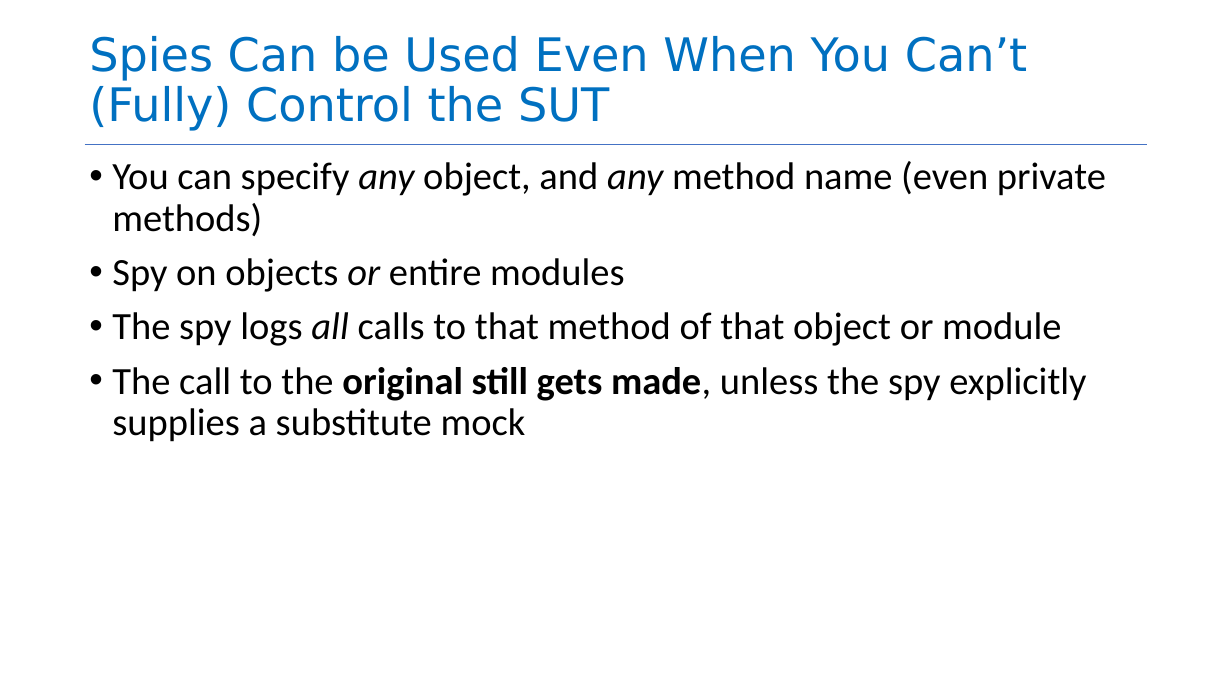
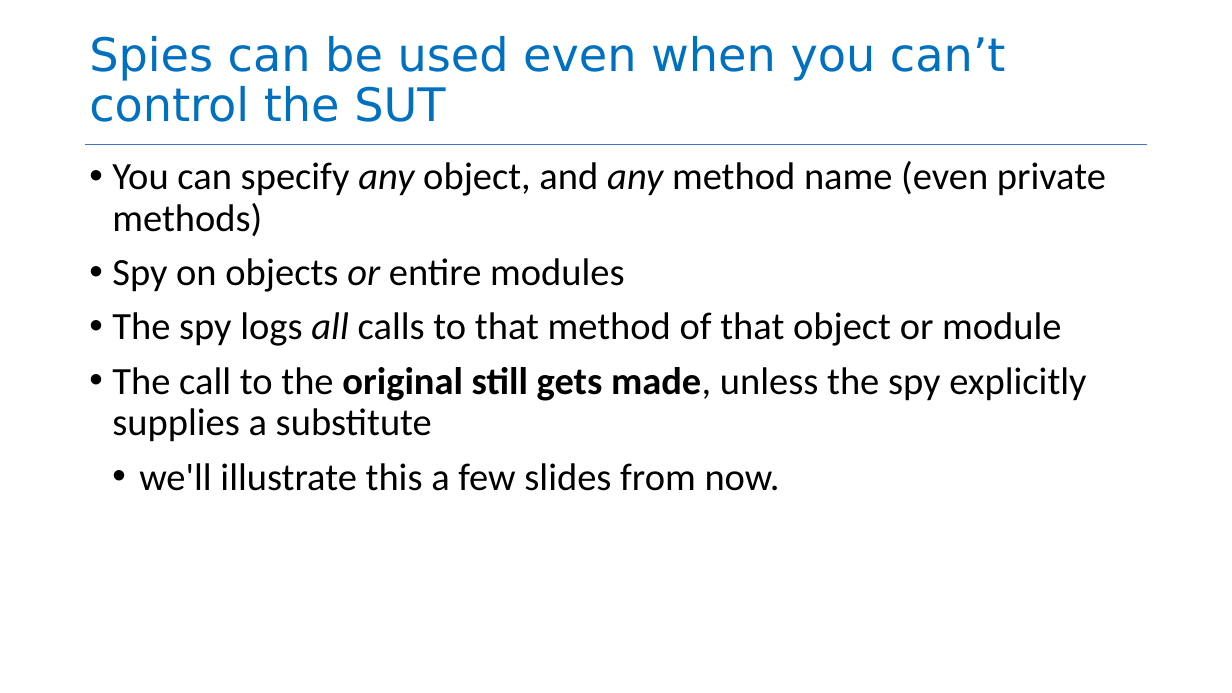
Before and after one commit to neu-se/CS4530-Fall-2026, a slide deck: slide 19 of Slides/Module 10 Testing Larger Things.pptx (slide 13 before the commit). Drawn at 1232x693 pixels with LibreOffice and Linux fonts; fonts in the diff are those of the drawing. Boxes give left, top, right and bottom in pixels: in the first picture for what was removed or moved away, otherwise in the second. Text is boxed around its words. In the diff, an @@ line names an element or a change of style, - is before the commit and + after.

```diff
--- a/Slides/Module 10 Testing Larger Things.pptx
+++ b/Slides/Module 10 Testing Larger Things.pptx
@@ title at (x1=89, y1=36, x2=1006, y2=122): text changed @@
-Spies Can be Used Even When You Can’t (Fully) Control the SUT
+Spies can be used even when you can’t control the SUT
@@ text at (x1=112, y1=367, x2=1086, y2=491): text changed @@
-• The call to the original still gets made, unless the spy explicitly supplies a substitute mock
+• The call to the original still gets made, unless the spy explicitly supplies a substitute
+  • we'll illustrate this a few slides from now.
```
Also in this commit, not shown: 13 other slides changed, 15 slides added, 9 slides removed, 2 other files.
